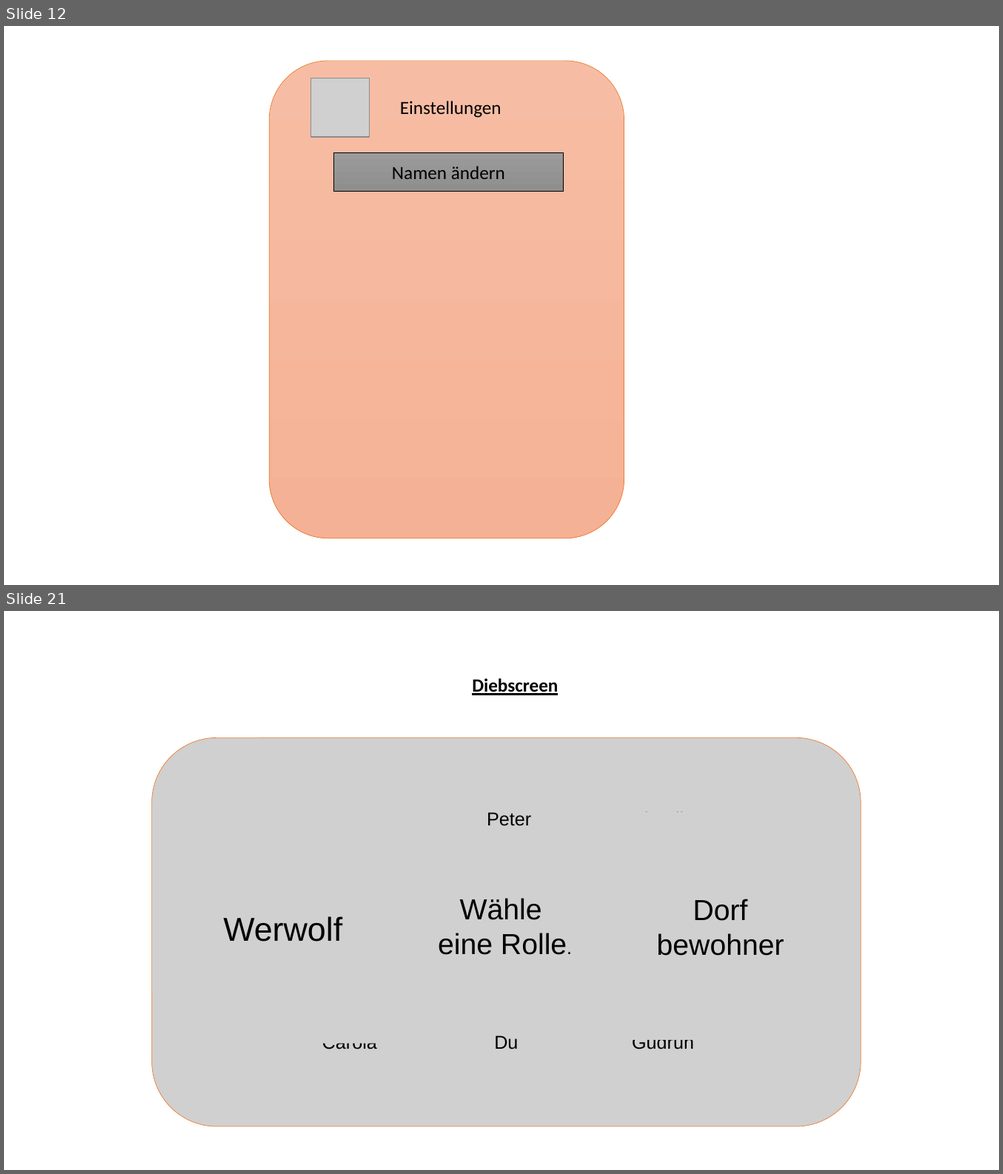
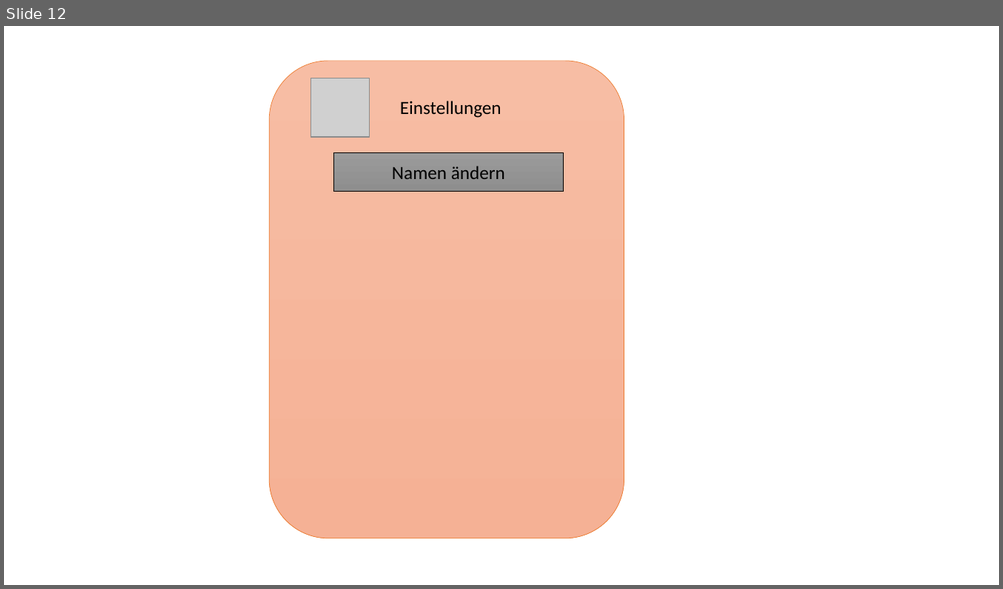
Before and after one commit to john-kloss/werwolf, a slide deck: VisualisierungProjekt.odp. Shown one above the other, each under a label of ours: slides 12 and 21 before the commit, slide 12 after it; the slides between them are not shown. The pictures are 1003x1174 and 1003x589 pixels, drawn with LibreOffice and Linux fonts; fonts in the diff are those of the drawing; grey boxes stand for pictures. Boxes give left, top, right and bottom in pixels: in the first picture for what was removed or moved away, otherwise in the second. Text is boxed around its words. In the diff, an @@ line names an element or a change of style, - is before the commit and + after.

```diff
--- a/VisualisierungProjekt.odp
+++ b/VisualisierungProjekt.odp
@@ slide 21 removed at (4, 611, 999, 1170), background #FFFFFF @@
@@ text removed at (472, 678, 558, 695) @@
-Diebscreen
@@ picture removed at (152, 738, 860, 1128) @@
@@ picture removed at (287, 757, 412, 880) @@
@@ picture removed at (447, 757, 571, 880) @@
-Peter
@@ picture removed at (600, 757, 724, 880) @@
-Claudia
@@ picture removed at (176, 812, 399, 1044) @@
-Werwolf
@@ picture removed at (609, 812, 832, 1040) @@
-Dorf
-bewohner
@@ picture removed at (412, 839, 598, 1014) @@
-Wähle
-eine Rolle.
@@ picture removed at (287, 980, 412, 1103) @@
-Carola
@@ picture removed at (444, 980, 568, 1103) @@
-Du
@@ picture removed at (601, 980, 725, 1103) @@
-Gudrun
```
Also in this commit, not shown: 1 slide changed, 12 slides added, 10 other slides removed, 2 other files.
